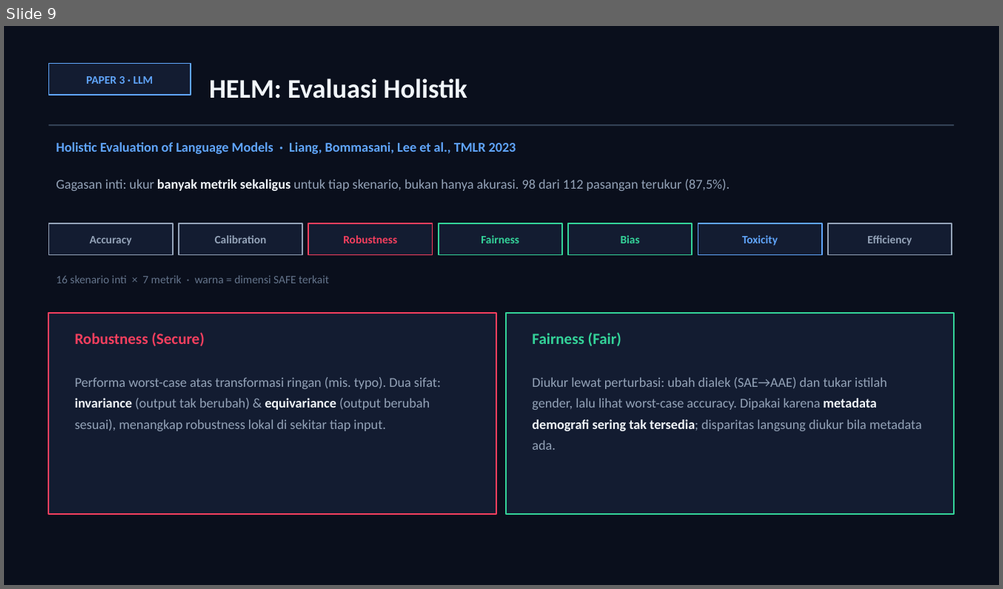
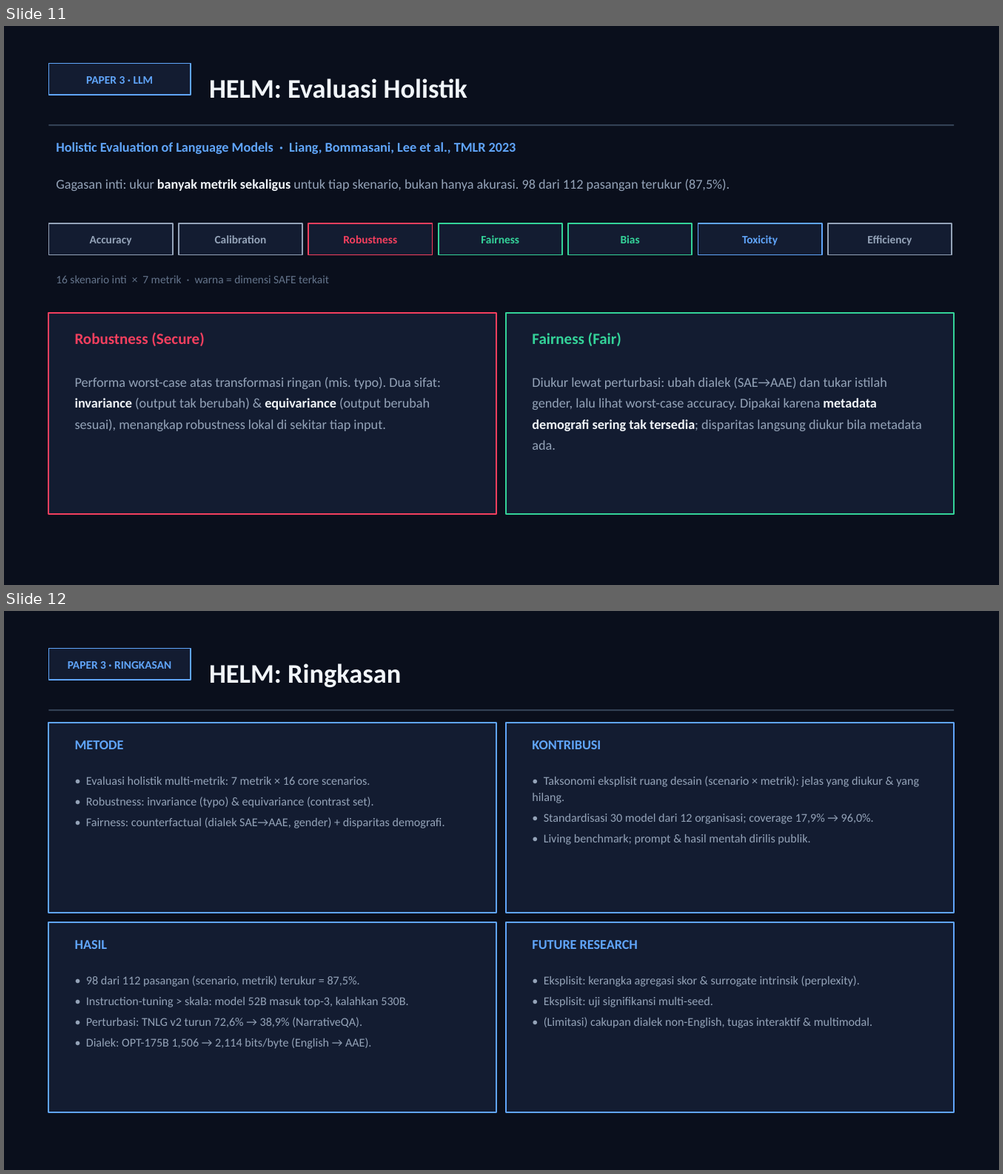
Before and after one commit to awangga/awangga.github.io, a slide deck: safe/metrics/SAFE-AI-Metrics.pptx. Shown one above the other, each under a label of ours: slide 9 before the commit, slides 11 and 12 after it. The pictures are 1003x589 and 1003x1174 pixels, drawn with LibreOffice and Linux fonts; fonts in the diff are those of the drawing. Boxes give left, top, right and bottom in pixels: in the first picture for what was removed or moved away, otherwise in the second. Text is boxed around its words. In the diff, an @@ line names an element or a change of style, - is before the commit and + after.

```diff
--- a/safe/metrics/SAFE-AI-Metrics.pptx
+++ b/safe/metrics/SAFE-AI-Metrics.pptx
@@ slide 12 added at <box>4,611,999,1170</box>, background #FFFFFF @@
@@ rectangle added at <box>4,611,999,1170</box>, fill #0A0F1C @@
@@ rectangle added at <box>48,648,190,680</box>, fill #131C31, outline #60A5FA 1.25 pt @@
@@ text added at <box>68,661,171,669</box>, 11 pt, text #60A5FA, bold @@
+PAPER 3 · RINGKASAN
@@ text added at <box>209,664,401,687</box>, 26 pt, text #F1F5F9, bold @@
+HELM: Ringkasan
@@ rectangle added at <box>48,709,954,711</box>, fill #334155 @@
@@ rectangle added at <box>48,723,496,913</box>, fill #131C31, outline #60A5FA 1.5 pt @@
@@ text added at <box>75,741,124,749</box>, 13 pt, text #60A5FA, bold @@
+METODE
@@ rectangle added at <box>506,723,954,913</box>, fill #131C31, outline #60A5FA 1.5 pt @@
@@ text added at <box>532,741,600,749</box>, 13 pt, text #60A5FA, bold @@
+KONTRIBUSI
@@ text added at <box>86,777,445,829</box>, 11.5 pt, text #94A3B8 @@
+• Evaluasi holistik multi-metrik: 7 metrik × 16 core scenarios.
+• Robustness: invariance (typo) & equivariance (contrast set).
+• Fairness: counterfactual (dialek SAE→AAE, gender) + disparitas demografi.
@@ text added at <box>532,776,919,845</box>, 11.5 pt, text #94A3B8 @@
+• Taksonomi eksplisit ruang desain (scenario × metrik): jelas yang diukur & yang hilang.
+• Standardisasi 30 model dari 12 organisasi; coverage 17,9% → 96,0%.
+• Living benchmark; prompt & hasil mentah dirilis publik.
@@ rectangle added at <box>48,923,496,1113</box>, fill #131C31, outline #60A5FA 1.5 pt @@
@@ text added at <box>75,940,108,949</box>, 13 pt, text #60A5FA, bold @@
+HASIL
@@ rectangle added at <box>506,923,954,1113</box>, fill #131C31, outline #60A5FA 1.5 pt @@
@@ text added at <box>532,940,637,949</box>, 13 pt, text #60A5FA, bold @@
+FUTURE RESEARCH
@@ text added at <box>86,976,408,1049</box>, 11.5 pt, text #94A3B8 @@
+• 98 dari 112 pasangan (scenario, metrik) terukur = 87,5%.
+• Instruction-tuning > skala: model 52B masuk top-3, kalahkan 530B.
+• Perturbasi: TNLG v2 turun 72,6% → 38,9% (NarrativeQA).
+• Dialek: OPT-175B 1,506 → 2,114 bits/byte (English → AAE).
@@ text added at <box>543,976,872,1028</box>, 11.5 pt, text #94A3B8 @@
+• Eksplisit: kerangka agregasi skor & surrogate intrinsik (perplexity).
+• Eksplisit: uji signifikansi multi-seed.
+• (Limitasi) cakupan dialek non-English, tugas interaktif & multimodal.
@@ what was slide 9 is now slide 11 @@
```
Also in this commit, not shown: 3 slides changed, 2 other slides added, 1 other file.
